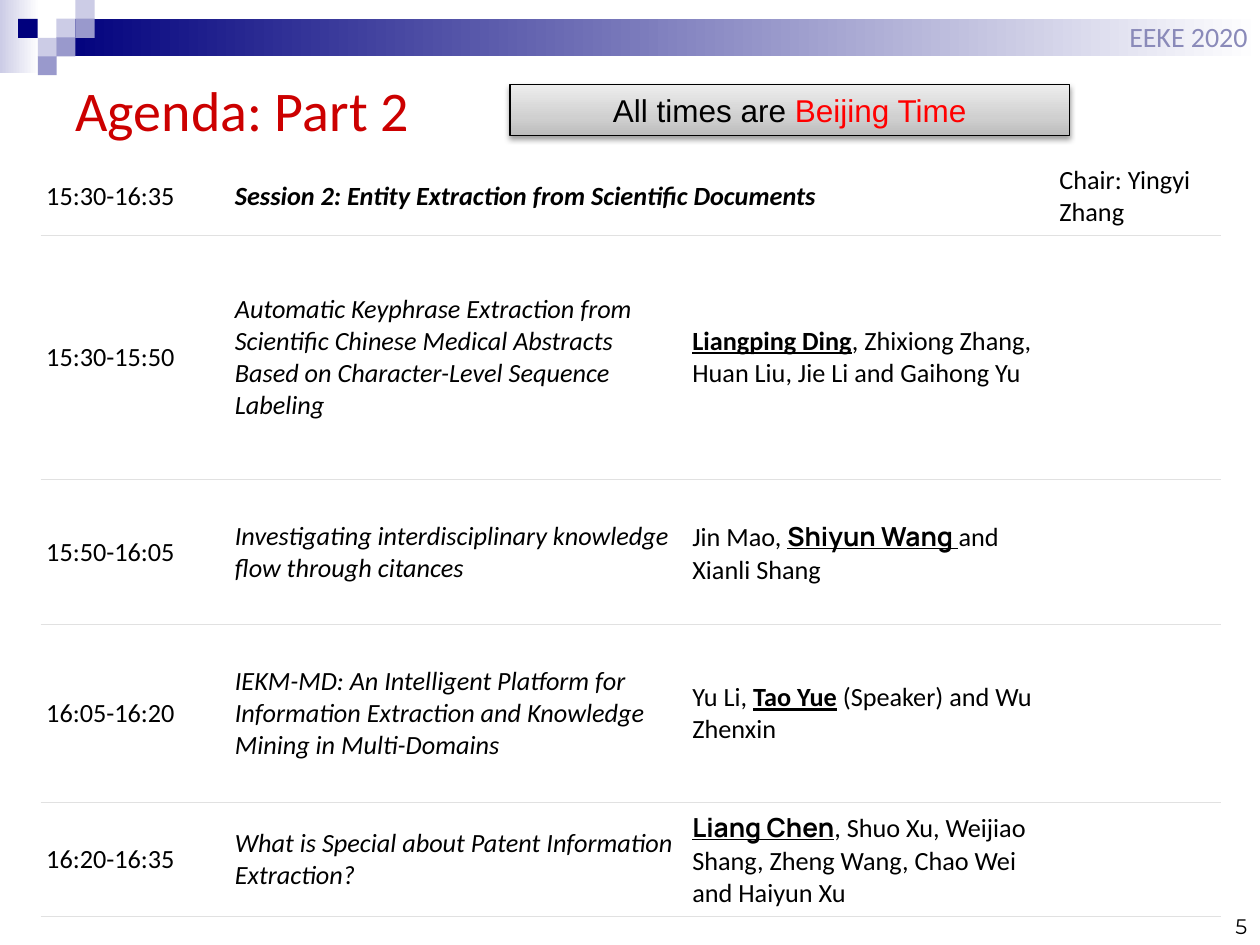
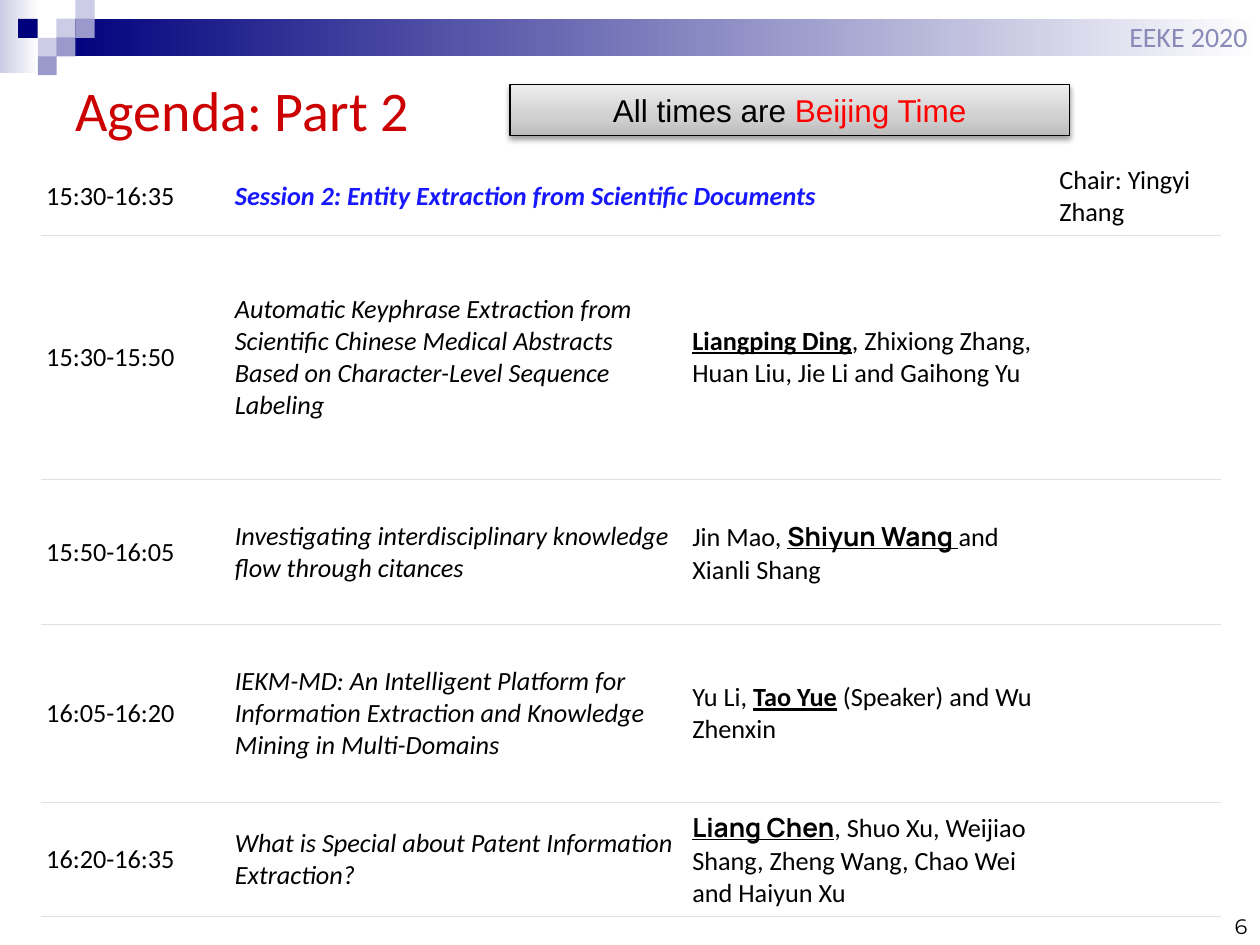
Before and after one commit to EEKE2020/EEKE2020.github.io, a slide deck: slide 6 of slides/eeke2020_intro.pptx (slide 5 before the commit). Drawn at 1260x945 pixels with LibreOffice and Linux fonts; fonts in the diff are those of the drawing. Boxes give left, top, right and bottom in pixels: in the first picture for what was removed or moved away, otherwise in the second. Text is boxed around its words. In the diff, an @@ line names an element or a change of style, - is before the commit and + after.

```diff
--- a/slides/eeke2020_intro.pptx
+++ b/slides/eeke2020_intro.pptx
@@ table at [40, 158, 1221, 917] @@
@@ text colour #000000 to #1818FF in "Session 2: Entity Extraction from Scientific Documents" @@
@@ page number at [1235, 919, 1248, 934]: text changed @@
-5
+6
```
Also in this commit, not shown: 9 other slides changed, 3 slides added, 2 slides removed.
